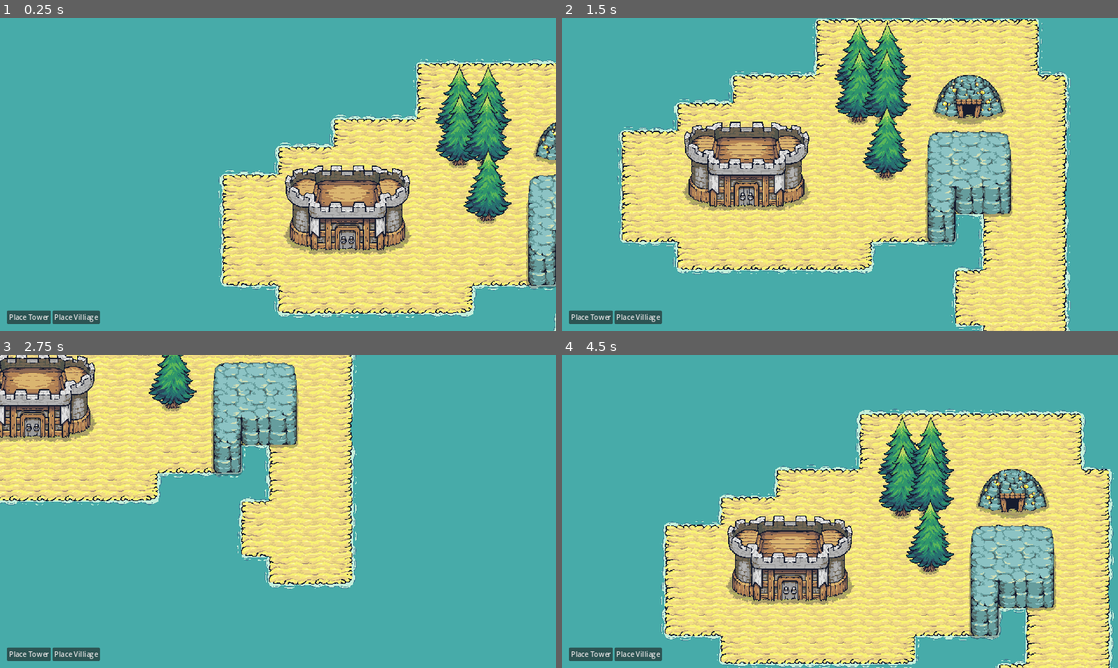
Above: before the commit, frames 1-4 (two rows, left to right).
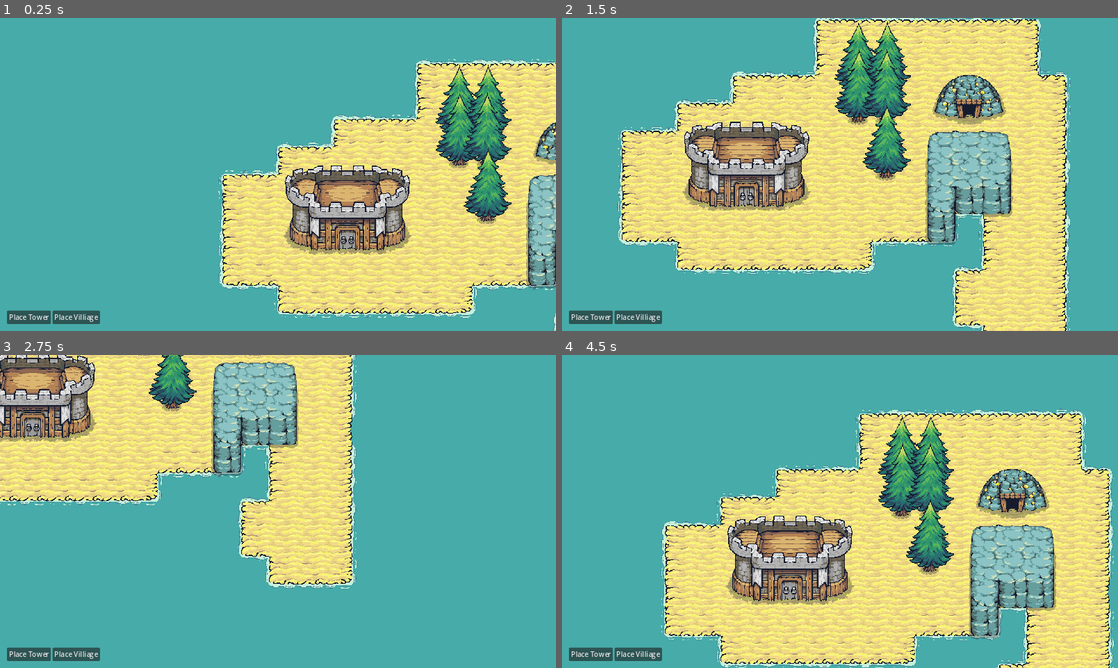
Above: after the commit, the same moments.

Repository: galaxy8691/learn_godot
Game: Godot game, scene res://scenes/base_level.tscn
Two runs of this game, one before a commit and one after it. Both use one fixed random seed, a clock stepped at 60 frames per second and the inputs below.
Inputs (mouse positions are in pixels of both pictures, inside the frame that each line leads up to):
- Up to frame 1 (0.25 s): no input
- Up to frame 2 (1.5 s): move the mouse to (962, 158) at 0.52 s; press the mouse at (962, 158) at 0.53 s; hold D (pan_right) 0.53-1.28 s; move the mouse to (728, 190) at 1.27 s; release the mouse at (728, 190) at 1.28 s; hold S (pan_down) from 1.28 s (still down); right-click (728, 190) at 1.35 s
- Up to frame 3 (2.75 s): move the mouse to (333, 442) at 2.02 s; release S (pan_down) at 2.03 s; press the mouse at (333, 442) at 2.03 s; hold D (pan_right) from 2.03 s (still down)
- Up to frame 4 (4.5 s): move the mouse to (812, 574) at 2.77 s; release D (pan_right) at 2.78 s; release the mouse at (812, 574) at 2.78 s; hold W (pan_up) 2.78-3.53 s; right-click (812, 574) at 2.85 s; move the mouse to (1006, 558) at 3.52 s; press the mouse at (1006, 558) at 3.53 s; hold A (pan_left) from 3.53 s (still down); move the mouse to (673, 464) at 4.27 s; release the mouse at (673, 464) at 4.28 s; right-click (673, 464) at 4.35 s

The runs differ from the first frame. In frame 1, 0.8% of the frame differs, in the area x 39-100%, y 13-100%; in frame 2, 1.4%, in the area x 9-92%, y 0-100%; in frame 3, 0.6%; in frame 4, 1.4%.

Commit message:
can place building on same level

Diff:
--- a/scenes/autoload/game_event.gd
+++ b/scenes/autoload/game_event.gd
@@ -2,6 +2,7 @@
 
 signal building_placed(building_compoent : BuildingComponent)
 signal building_destroyed(building_compoent : BuildingComponent)
+signal initial_buildings_ready(buildings : Array[BuildingComponent])
 static var instance : GameEvent
 # Called when the node enters the scene tree for the first time.
 func _ready() -> void:
@@ -16,3 +17,6 @@
 
 static func emit_building_destroyed(building_component : BuildingComponent) -> void:
 	instance.building_destroyed.emit(building_component)
+
+static func emit_initial_buildings_ready(buildings : Array[BuildingComponent]) -> void:
+	instance.initial_buildings_ready.emit(buildings)
--- a/scenes/base_level.tscn
+++ b/scenes/base_level.tscn
@@ -6,6 +6,7 @@
 [ext_resource type="TileSet" uid="uid://cqu8budwpj0hu" path="res://resources/base_tile_set.tres" id="3_h1c2d"]
 [ext_resource type="Script" path="res://scenes/global_camera.gd" id="4_eotec"]
 [ext_resource type="PackedScene" uid="uid://bb2y7t1xyr0h5" path="res://scenes/building/building_ghost.tscn" id="4_u8g3m"]
+[ext_resource type="Script" path="res://scenes/y_sort.gd" id="5_3xdd3"]
 [ext_resource type="PackedScene" uid="uid://ckh0iw7knep4y" path="res://scenes/building/gold_mine.tscn" id="5_yyp2l"]
 [ext_resource type="TileSet" uid="uid://becw05y7h1cdx" path="res://resources/shadow.tres" id="6_3l61o"]
 [ext_resource type="PackedScene" uid="uid://dtg73td2ccona" path="res://scenes/building/base.tscn" id="6_ke1uj"]
@@ -26,8 +27,15 @@
 [node name="GlobalCamera" type="Camera2D" parent="."]
 script = ExtResource("4_eotec")
 
+[node name="GridManager" parent="." node_paths=PackedStringArray("highlight_tile_maplayer", "tile_managers", "resource_tile_maplayer", "base_tile_manager") instance=ExtResource("2_gw062")]
+highlight_tile_maplayer = NodePath("../HighlightTileMapLayer")
+tile_managers = [NodePath("../YSort/BaseTileManager"), NodePath("../YSort/SandTileManager"), NodePath("../YSort/E1TileManager")]
+resource_tile_maplayer = NodePath("../YSort/ResourceTileMapLayer")
+base_tile_manager = NodePath("../YSort/BaseTileManager")
+
 [node name="YSort" type="Node2D" parent="."]
 y_sort_enabled = true
+script = ExtResource("5_3xdd3")
 
 [node name="GoldMine" parent="YSort" instance=ExtResource("5_yyp2l")]
 unique_name_in_owner = true
@@ -85,9 +93,3 @@
 tile_set = ExtResource("7_yeexo")
 
 [node name="Ui" parent="." instance=ExtResource("8_kvybp")]
-
-[node name="GridManager" parent="." node_paths=PackedStringArray("highlight_tile_maplayer", "tile_managers", "resource_tile_maplayer", "base_tile_manager") instance=ExtResource("2_gw062")]
-highlight_tile_maplayer = NodePath("../HighlightTileMapLayer")
-tile_managers = [NodePath("../YSort/BaseTileManager"), NodePath("../YSort/SandTileManager"), NodePath("../YSort/E1TileManager")]
-resource_tile_maplayer = NodePath("../YSort/ResourceTileMapLayer")
-base_tile_manager = NodePath("../YSort/BaseTileManager")
--- a/scenes/manager/grid_manager.gd
+++ b/scenes/manager/grid_manager.gd
@@ -16,8 +16,8 @@
 func _ready() -> void:
 	GameEvent.instance.building_placed.connect(_on_building_placed)
 	GameEvent.instance.building_destroyed.connect(_on_building_destroyed)
-	_setup_tile_managers()
-
+	#_setup_tile_managers()
+	GameEvent.instance.initial_buildings_ready.connect(_on_initial_buildings_ready)
 
 # func highlight_buildable_area():
 # 	clear_highlight_tile_maplayer()
@@ -49,12 +49,10 @@
 		highlight_tile_maplayer.set_cell(cell, 0,Vector2i(0,0))
 
 func _check_cell_is_wood_tile(cell : Vector2i):
-	for tile_maplayer in tile_maplayers:
-		var custome_data = tile_maplayer.get_cell_tile_data(cell)
-		if custome_data == null:
-			continue
-		return custome_data.get_custom_data("wood")
-	return false
+	var tile_data = resource_tile_maplayer.get_cell_tile_data(cell)
+	if tile_data == null:
+		return false
+	return tile_data.get_custom_data("wood")
 
 func _update_collected_resource(buildable_compoent: BuildingComponent):
 	var cells : Array[Vector2i] = buildable_compoent.get_resource_cells()
@@ -84,17 +82,13 @@
 	highlight_tile_maplayer.clear()
 
 func _check_cell_is_buildable_tile(cell : Vector2i):
-	var result = true
-	for tile_maplayer in tile_maplayers:
-		var custome_data = tile_maplayer.get_cell_tile_data(cell)
-		if custome_data == null:
-			continue
-		if custome_data.get_custom_data("ignore"):
-			continue
-		if !custome_data.get_custom_data("buildable"):
-			result = false
+	var result = false
+	for tile_manager in tile_managers:
+		if tile_manager.check_cell_is_buildable(cell):
+			result = true
 			break
 	return result
+
 
 
 func _setup_tile_managers():
@@ -105,6 +99,8 @@
 		for y in range(start_cell.y, end_cell.y):
 			var cell = Vector2i(x,y)
 			var valid_for_managers = []
+			if _check_cell_is_wood_tile(cell):
+				continue
 			for i in range(len(tile_managers)):
 				if tile_managers[i].get_cell_tile_data(cell) != null:
 					valid_for_managers.append(i)
@@ -125,10 +121,18 @@
 
 func check_cell_is_in_buiding_area_and_not_occupied(cell : Vector2i, area_size : Vector2i):
 	var result = true
+	var cells : Array[Vector2i] = []
 	for x in range(cell.x, cell.x + area_size.x):
 		for y in range(cell.y, cell.y + area_size.y):
+			cells.append(Vector2i(x,y))
 			if Vector2i(x,y) not in valid_buildable_cells:
 				result = false
+				break
+	if result == true:
+		result = false
+		for tile_manager in tile_managers:
+			if tile_manager.check_cells_in_occupied_cells(cells):
+				result = true
 				break
 	return result
 
@@ -146,3 +150,9 @@
 
 func _add_placed_building(building_component: BuildingComponent):
 	placed_buildings.append(building_component)
+
+func _on_initial_buildings_ready(buildings : Array[BuildingComponent]):
+	_setup_tile_managers()
+	for building in buildings:
+		_add_placed_building(building)
+	_update_valid_buildable_cells()
--- a/scenes/manager/tile_manager.gd
+++ b/scenes/manager/tile_manager.gd
@@ -3,7 +3,7 @@
 
 @export var level : int = -1
 var tile_maplayer : TileMapLayer
-var cells : Array[Vector2i] = []
+var occupied_cells : Array[Vector2i] = []
 
 func _ready() -> void:
 	var children = get_children()
@@ -13,16 +13,22 @@
 			break
 
 func add_cell(cell : Vector2i):
-	cells.append(cell)
+	occupied_cells.append(cell)
 
 func get_cell_tile_data(cell : Vector2i):
 	return tile_maplayer.get_cell_tile_data(cell)
 
 func has_cell(cell : Vector2i):
-	return cell in cells
+	return cell in occupied_cells
 
 func check_cell_is_buildable(cell : Vector2i):
 	if !has_cell(cell):
 		return false
 	var tile_data = get_cell_tile_data(cell)
 	return tile_data.get_custom_data("buildable")
+
+func check_cells_in_occupied_cells(cells : Array[Vector2i]):
+	for cell in cells:
+		if !has_cell(cell):
+			return false
+	return true
--- /dev/null
+++ b/scenes/y_sort.gd
@@ -0,0 +1,10 @@
+extends Node2D
+
+
+# Called when the node enters the scene tree for the first time.
+func _ready() -> void:
+	var buildings : Array[BuildingComponent] = []
+	for child in get_children():
+		if child.get_node("BuildingComponent"):
+			buildings.append(child.get_node("BuildingComponent"))
+	GameEvent.emit_initial_buildings_ready(buildings)
Not shown: 1 places in scenes/base_level.tscn that only renumber resources
